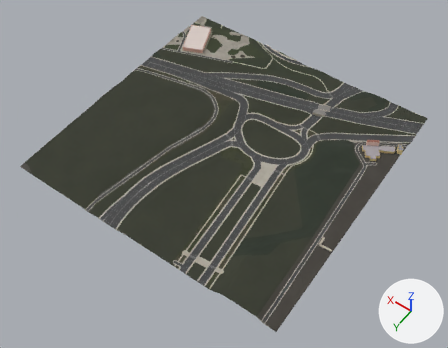
Before and after pictures for a commit that changed the glTF model public/tiles/lumiar/t_2_2.glb.
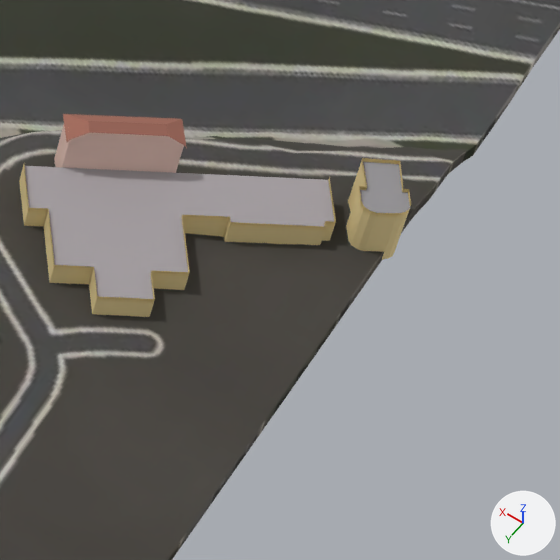
The first picture shows the older version from a 50 mm camera at (-1038.0, 6073.0, 900.0) aimed at (-658.0, 5541.0, 63.0). The close-ups show the older and then the newer version on the part from 80% to 94% of the width and 37% to 54% of the height of that picture. Only the edits that show in the close-ups are written down. Arrows for +X, +Y and +Z are at lower right; the lights stay in place. Where no turn or scale is listed for an object, it has been applied to the vertices. Vertices at exactly the same position are counted once.

The older version as bpy lines, for what is in view:
```python
me_buildings = bpy.data.meshes.new('buildings')
me_buildings.from_pydata(...)  # 357 vertices, 487 faces; spans x -245.0..245.0, y -177.0..177.0, z -17.0..17.0
me_buildings.materials.append(mat_buildings)
me_terrain = bpy.data.meshes.new('terrain')
me_terrain.from_pydata(...)  # 4348 vertices, 8442 faces; spans x -250.0..250.0, y -250.0..250.0, z -16.0..16.0
me_terrain.materials.append(mat_ground)  # picture img_ground
ob_buildings = bpy.data.objects.new('buildings', me_buildings)
ob_buildings.location = (-647.8, 5420.0, 101.5)
ob_terrain = bpy.data.objects.new('terrain', me_terrain)
ob_terrain.location = (-641.7, 5496.1, 96.8)
```
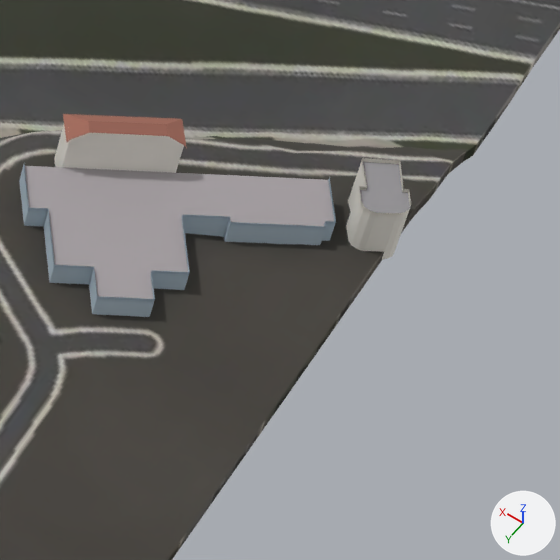
Location of each change, [x1, y1, x2, y2] in pixels of the close-ups (560 x 560 px):
```json
{"part": 1, "of": "me_buildings", "change": "recoloured", "before": [19, 124, 411, 317], "after": [19, 124, 411, 317]}
```

Edits to the scene script, one JSON object a line:
```json
{"block": "me_buildings", "where": "me_buildings.from_pydata(...)  # 357 vertices, 487 faces; spans x -245.0..245.0, y -177.0..177.0, z -17.0..17.0"}
{"block": "me_buildings", "where": "# used by ob_buildings; location = (-647.8, 5420.0, 101.5)"}
{"block": "me_buildings", "change": "me_buildings part 1: 207 faces centred in x -245.0..236.0, y -135.0..-16.0, z -6.0..17.0 are repainted in the vertex colours; the middle colour goes from green #4eaa00 to yellow #dec249"}
```
